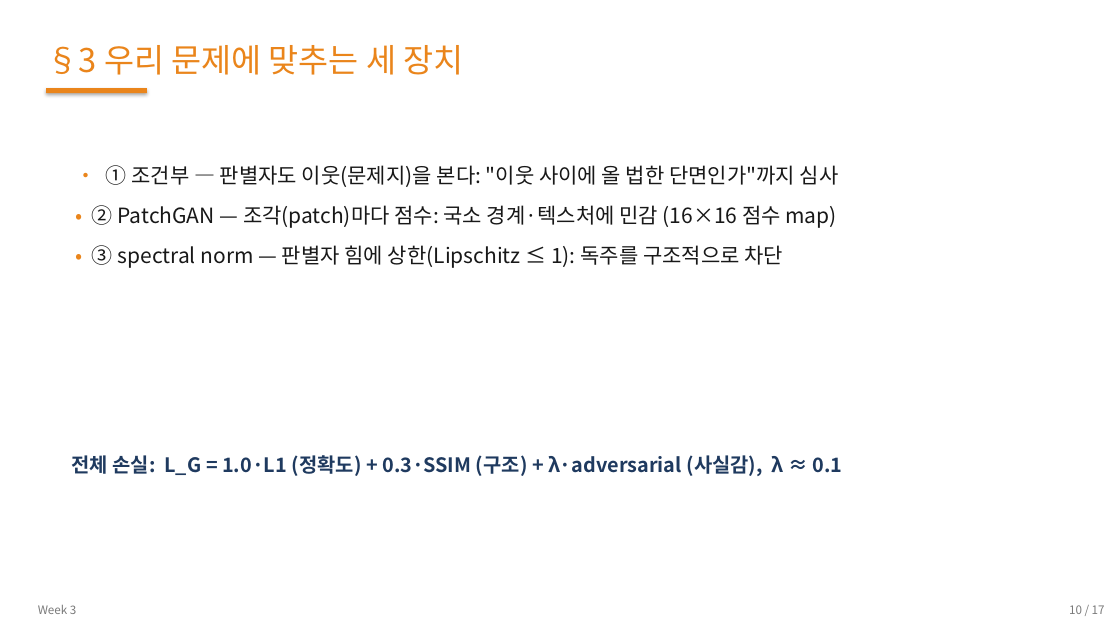
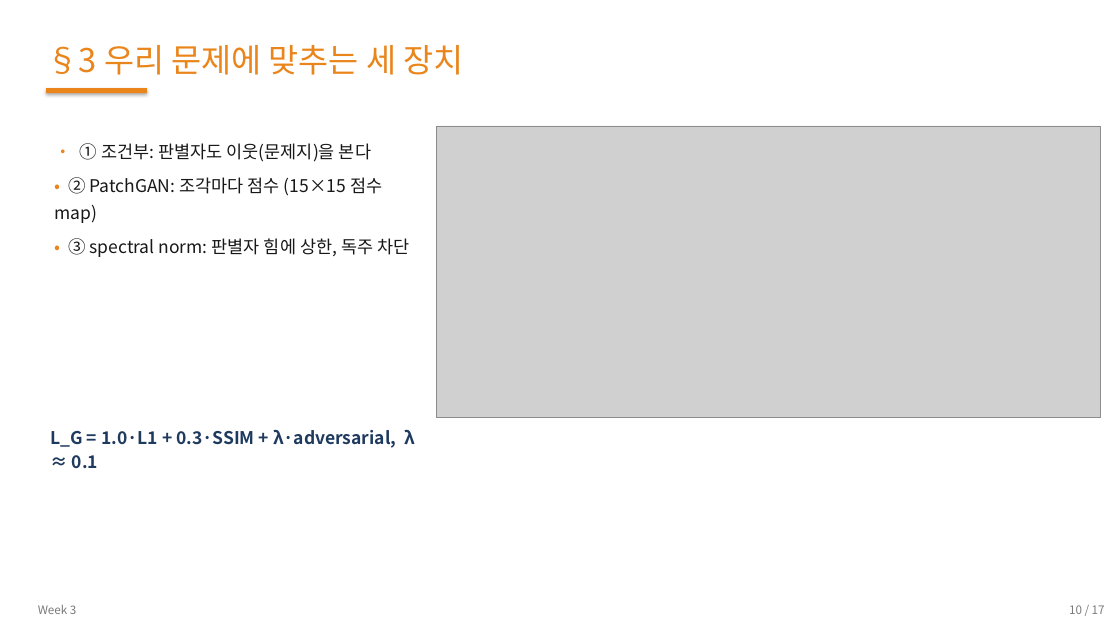
Before and after one commit to 01willy/Digital_rock_DL_Education, a slide deck: slide 10 of web/downloads/shared/w3/W3.pptx. Drawn at 1120x630 pixels with LibreOffice and Linux fonts; fonts in the diff are those of the drawing; grey boxes stand for pictures. Boxes give left, top, right and bottom in pixels: in the first picture for what was removed or moved away, otherwise in the second. Text is boxed around its words. In the diff, an @@ line names an element or a change of style, - is before the commit and + after.

```diff
--- a/web/downloads/shared/w3/W3.pptx
+++ b/web/downloads/shared/w3/W3.pptx
@@ text at (x1=54, y1=143, x2=409, y2=257): text changed; size 18 to 15 pt @@
-• ① 조건부 — 판별자도 이웃(문제지)을 본다: "이웃 사이에 올 법한 단면인가"까지 심사
-• ② PatchGAN — 조각(patch)마다 점수: 국소 경계·텍스처에 민감 (16×16 점수 map)
-• ③ spectral norm — 판별자 힘에 상한(Lipschitz ≤ 1): 독주를 구조적으로 차단
+• ① 조건부: 판별자도 이웃(문제지)을 본다
+• ② PatchGAN: 조각마다 점수 (15×15 점수 map)
+• ③ spectral norm: 판별자 힘에 상한, 독주 차단
@@ picture added at (x1=437, y1=126, x2=1101, y2=418) @@
@@ text at (x1=50, y1=430, x2=415, y2=468): text changed; size 17 to 15 pt @@
-전체 손실: L_G = 1.0·L1 (정확도) + 0.3·SSIM (구조) + λ·adversarial (사실감), λ ≈ 0.1
+L_G = 1.0·L1 + 0.3·SSIM + λ·adversarial, λ ≈ 0.1
```
Also in this commit, not shown: 14 other slides changed, 25 other files.
